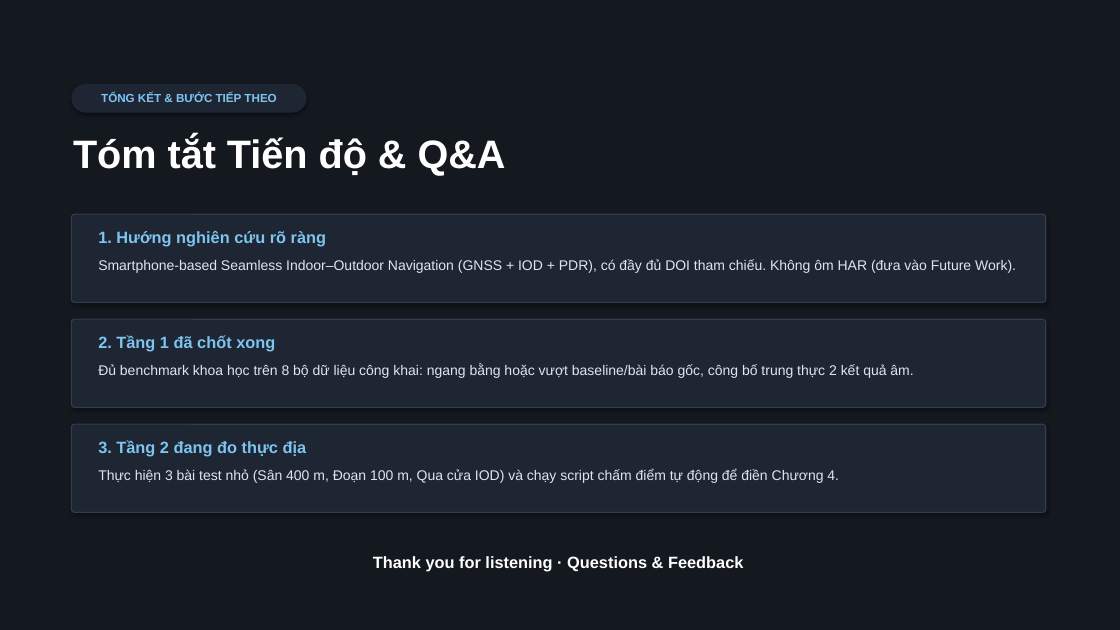
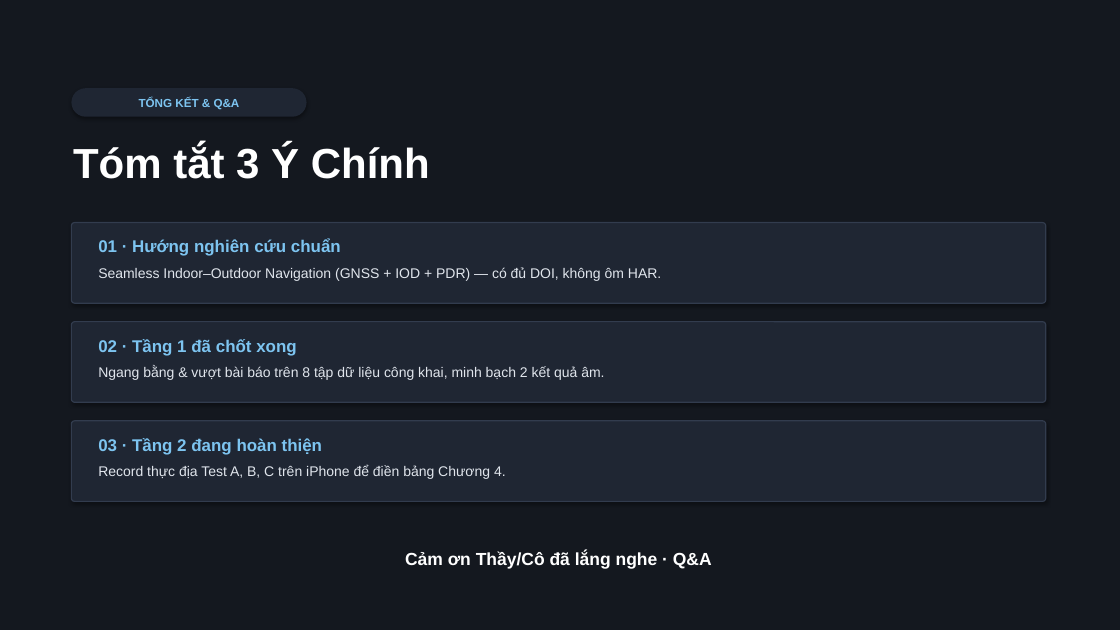
Before and after one commit to DB-Ducbao113/Aetron, a slide deck: slide 10 of docs/thesis_overleaf/Aetron_Literature_Review.pptx. Drawn at 1120x630 pixels with LibreOffice and Linux fonts; fonts in the diff are those of the drawing. Boxes give left, top, right and bottom in pixels: in the first picture for what was removed or moved away, otherwise in the second. Text is boxed around its words. In the diff, an @@ line names an element or a change of style, - is before the commit and + after.

```diff
--- a/docs/thesis_overleaf/Aetron_Literature_Review.pptx
+++ b/docs/thesis_overleaf/Aetron_Literature_Review.pptx
@@ rounded rectangle "TỔNG KẾT & Q&A": place and size @@
-rounded rectangle "TỔNG KẾT & Q&A" at [71,84,307,113]
+rounded rectangle "TỔNG KẾT & Q&A" at [71,88,307,117]
@@ text in rounded rectangle at [139,98,240,109]: text changed @@
-TỔNG KẾT & BƯỚC TIẾP THEO
+TỔNG KẾT & Q&A
@@ text at [73,144,430,179]: text changed; size 34 to 36 pt @@
-Tóm tắt Tiến độ & Q&A
+Tóm tắt 3 Ý Chính
@@ rounded rectangle: place and size @@
-rounded rectangle at [71,214,1046,302]
+rounded rectangle at [71,223,1046,303]
@@ text at [98,239,341,256]: text changed; size 14 to 14.5 pt @@
-1. Hướng nghiên cứu rõ ràng
+01 · Hướng nghiên cứu chuẩn
@@ text at [98,267,661,281]: text changed @@
-Smartphone-based Seamless Indoor–Outdoor Navigation (GNSS + IOD + PDR), có đầy đủ DOI tham chiếu. Không ôm HAR (đưa vào Future Work).
+Seamless Indoor–Outdoor Navigation (GNSS + IOD + PDR) — có đủ DOI, không ôm HAR.
@@ rounded rectangle: place and size @@
-rounded rectangle at [71,319,1046,408]
+rounded rectangle at [71,322,1046,402]
@@ text at [98,339,296,356]: text changed; size 14 to 14.5 pt @@
-2. Tầng 1 đã chốt xong
+02 · Tầng 1 đã chốt xong
@@ text at [98,366,604,380]: text changed @@
-Đủ benchmark khoa học trên 8 bộ dữ liệu công khai: ngang bằng hoặc vượt baseline/bài báo gốc, công bố trung thực 2 kết quả âm.
+Ngang bằng & vượt bài báo trên 8 tập dữ liệu công khai, minh bạch 2 kết quả âm.
@@ rounded rectangle: place and size @@
-rounded rectangle at [71,424,1046,513]
+rounded rectangle at [71,421,1046,502]
@@ text at [98,438,322,455]: text changed; size 14 to 14.5 pt @@
-3. Tầng 2 đang đo thực địa
+03 · Tầng 2 đang hoàn thiện
@@ text at [98,465,506,479]: text changed @@
-Thực hiện 3 bài test nhỏ (Sân 400 m, Đoạn 100 m, Qua cửa IOD) và chạy script chấm điểm tự động để điền Chương 4.
+Record thực địa Test A, B, C trên iPhone để điền bảng Chương 4.
@@ text at [405,551,712,569]: text changed; size 14 to 15 pt @@
-Thank you for listening · Questions & Feedback
+Cảm ơn Thầy/Cô đã lắng nghe · Q&A
```
Also in this commit, not shown: 9 other slides changed, 5 other files.
